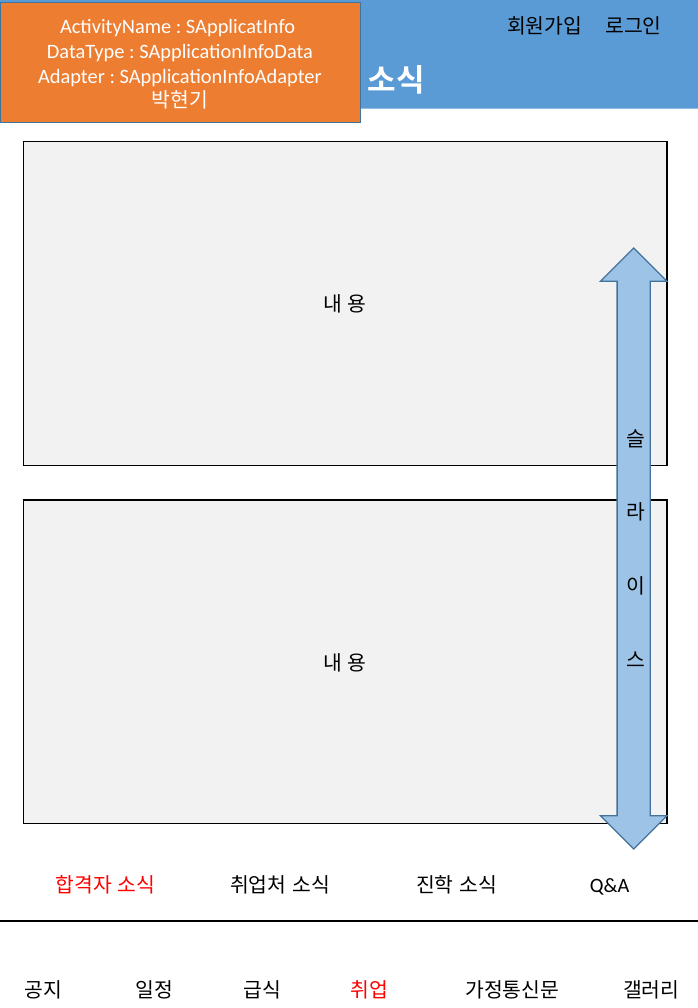
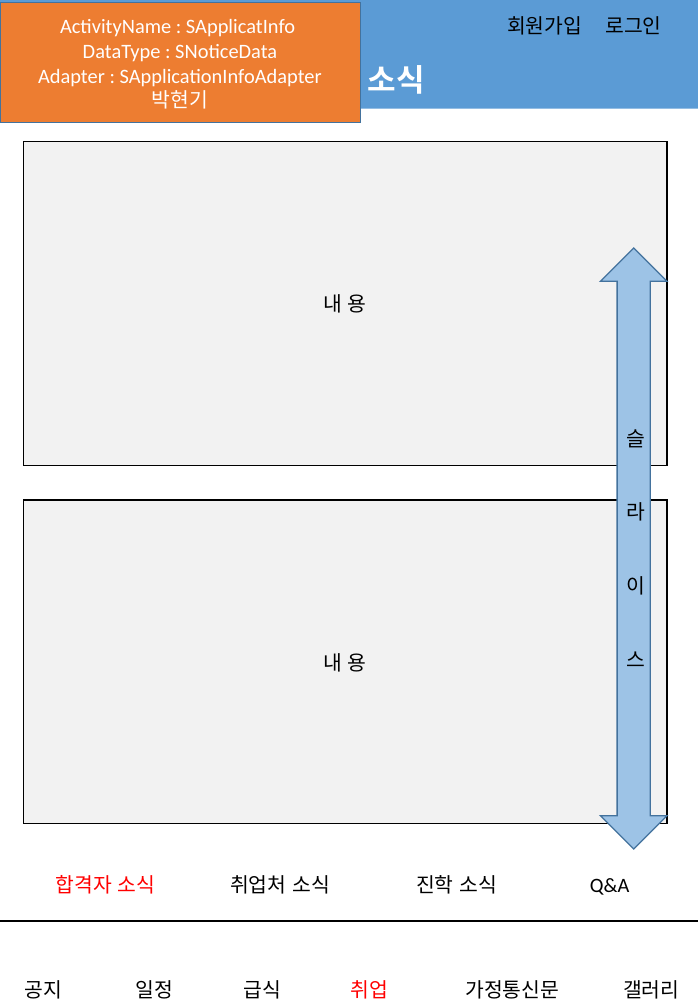
Before and after one commit to jungho-shin/SIHSchool, a slide deck: slide 6 of app/src/main/assets/어플_스토리보드.pptx. Drawn at 698x1008 pixels with LibreOffice and Linux fonts; fonts in the diff are those of the drawing; background and template pictures are left out. Boxes give left, top, right and bottom in pixels: in the first picture for what was removed or moved away, otherwise in the second. Text is boxed around its words. In the diff, an @@ line names an element or a change of style, - is before the commit and + after.

```diff
--- a/app/src/main/assets/어플_스토리보드.pptx
+++ b/app/src/main/assets/어플_스토리보드.pptx
@@ text in rectangle at (83,44,277,62): text changed @@
-DataType : SApplicationInfoData
+DataType : SNoticeData
```
Also in this commit, not shown: 6 other slides changed.
